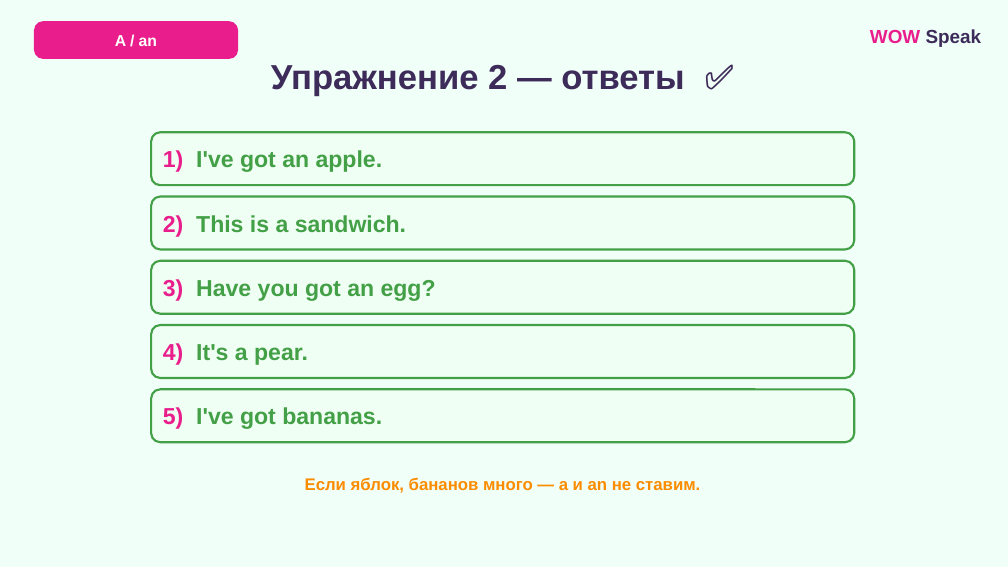
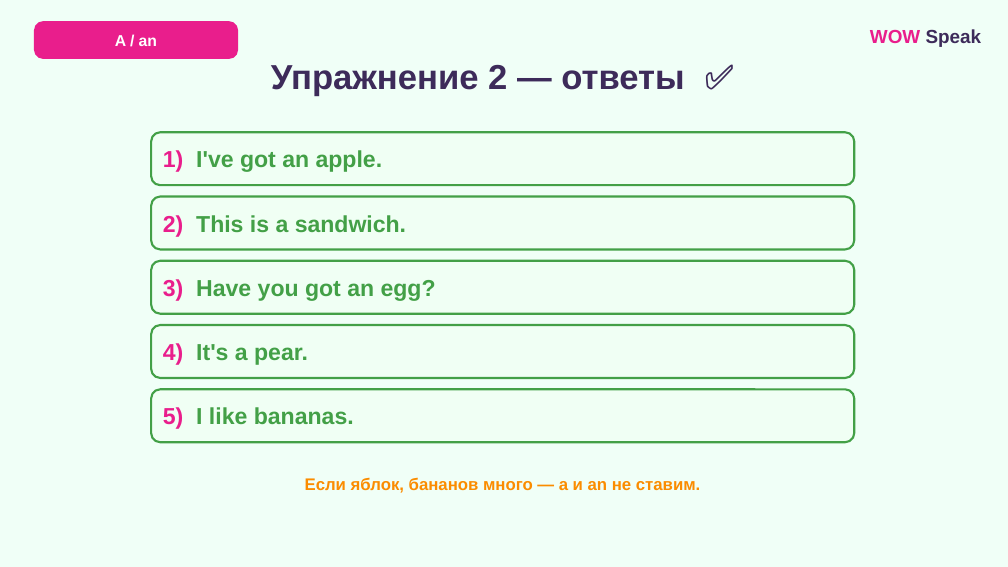
Before and after one commit to wowspeakschool-lang/classroom, a slide deck: slide 6 of vebinary/03.12_A-an/7-9/WOW_Speak_A_An_Food_7-9_SELFSTUDY.pptx. Drawn at 1008x567 pixels with LibreOffice and Linux fonts; fonts in the diff are those of the drawing. Boxes give left, top, right and bottom in pixels: in the first picture for what was removed or moved away, otherwise in the second. Text is boxed around its words. In the diff, an @@ line names an element or a change of style, - is before the commit and + after.

```diff
--- a/vebinary/03.12_A-an/7-9/WOW_Speak_A_An_Food_7-9_SELFSTUDY.pptx
+++ b/vebinary/03.12_A-an/7-9/WOW_Speak_A_An_Food_7-9_SELFSTUDY.pptx
@@ text in rounded rectangle at (163, 407, 354, 429): text changed @@
-5) I've got bananas.
+5) I like bananas.
```
Also in this commit, not shown: 1 other slide changed, 7 other files.
